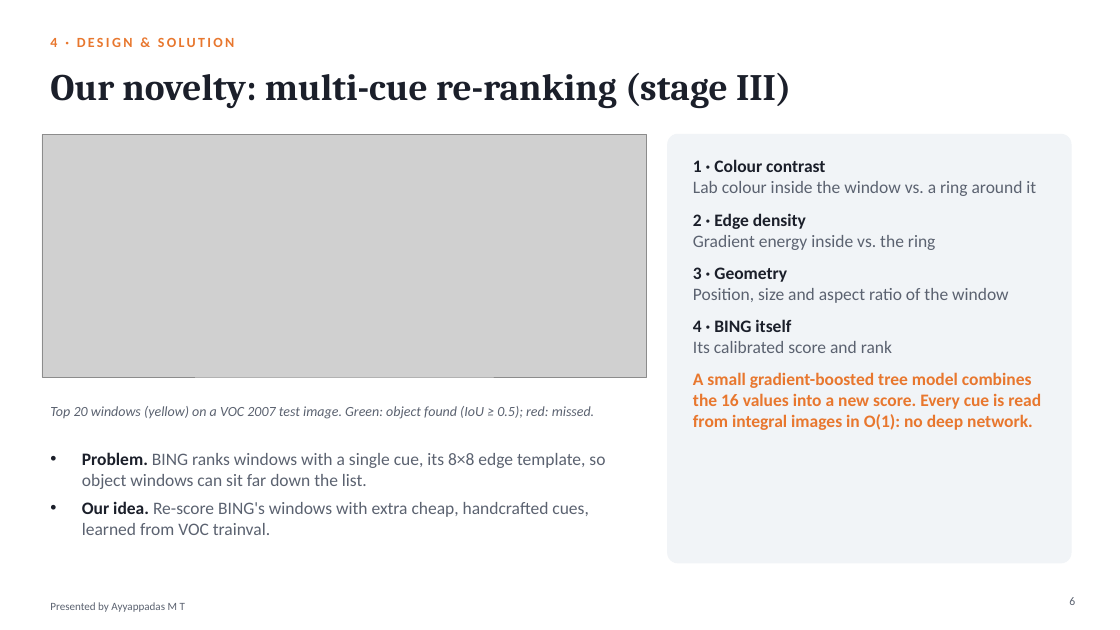
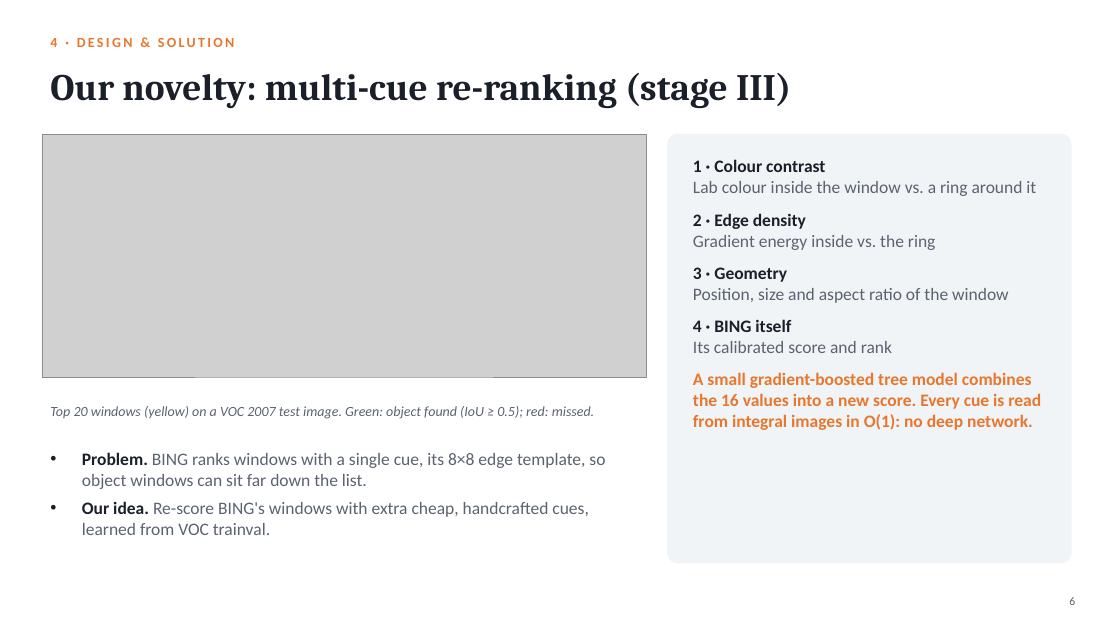
Before and after one commit to hari18305/cvprojectg10, a slide deck: slide 6 of presentation/BING_Objectness_Group10.pptx. Drawn at 1120x630 pixels with LibreOffice and Linux fonts; fonts in the diff are those of the drawing; grey boxes stand for pictures. Boxes give left, top, right and bottom in pixels: in the first picture for what was removed or moved away, otherwise in the second. Text is boxed around its words. In the diff, an @@ line names an element or a change of style, - is before the commit and + after.

```diff
--- a/presentation/BING_Objectness_Group10.pptx
+++ b/presentation/BING_Objectness_Group10.pptx
@@ text removed at [50, 602, 185, 612] @@
-Presented by Ayyappadas M T
```
Also in this commit, not shown: 14 other slides changed, 1 other file.
